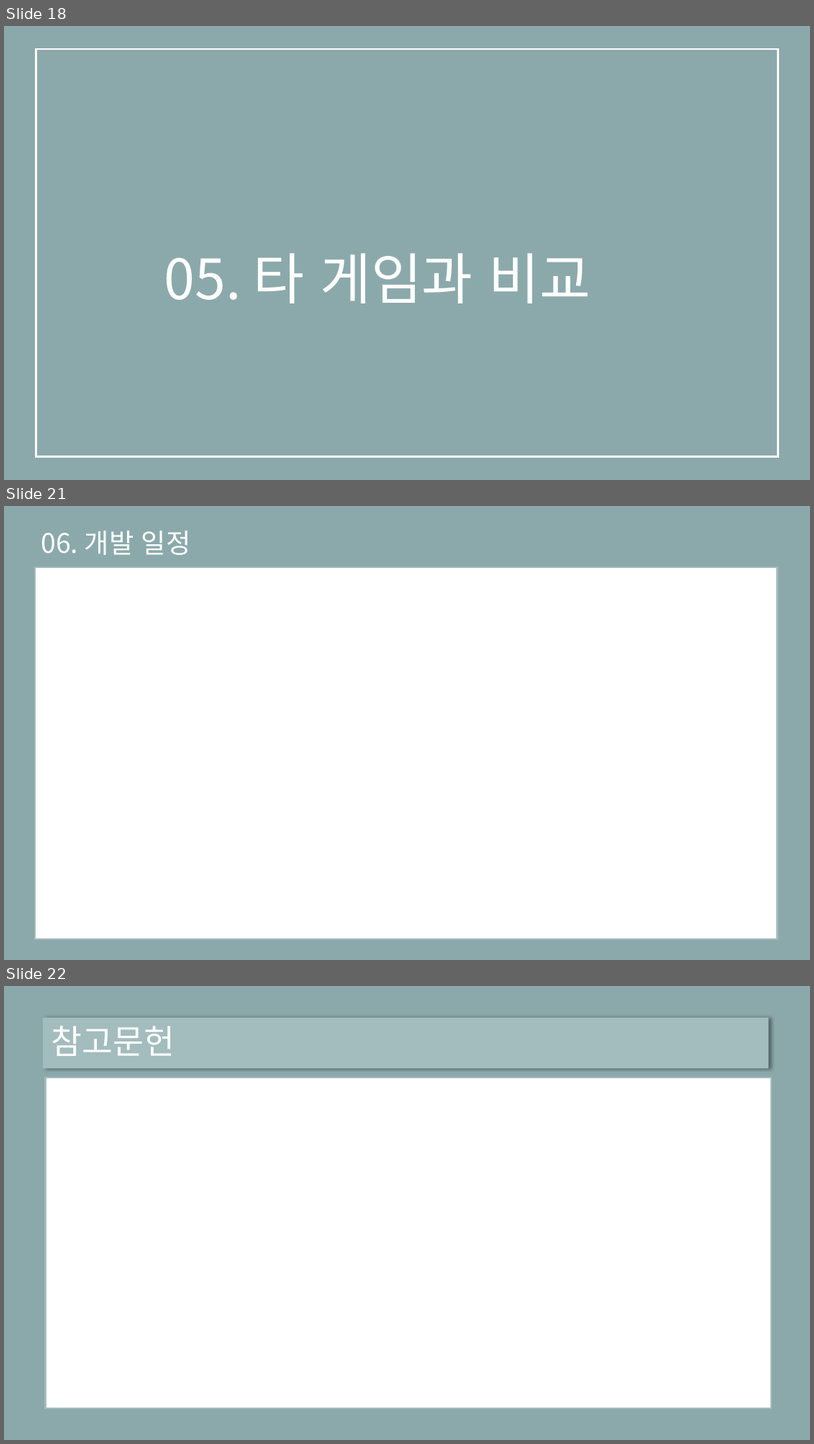
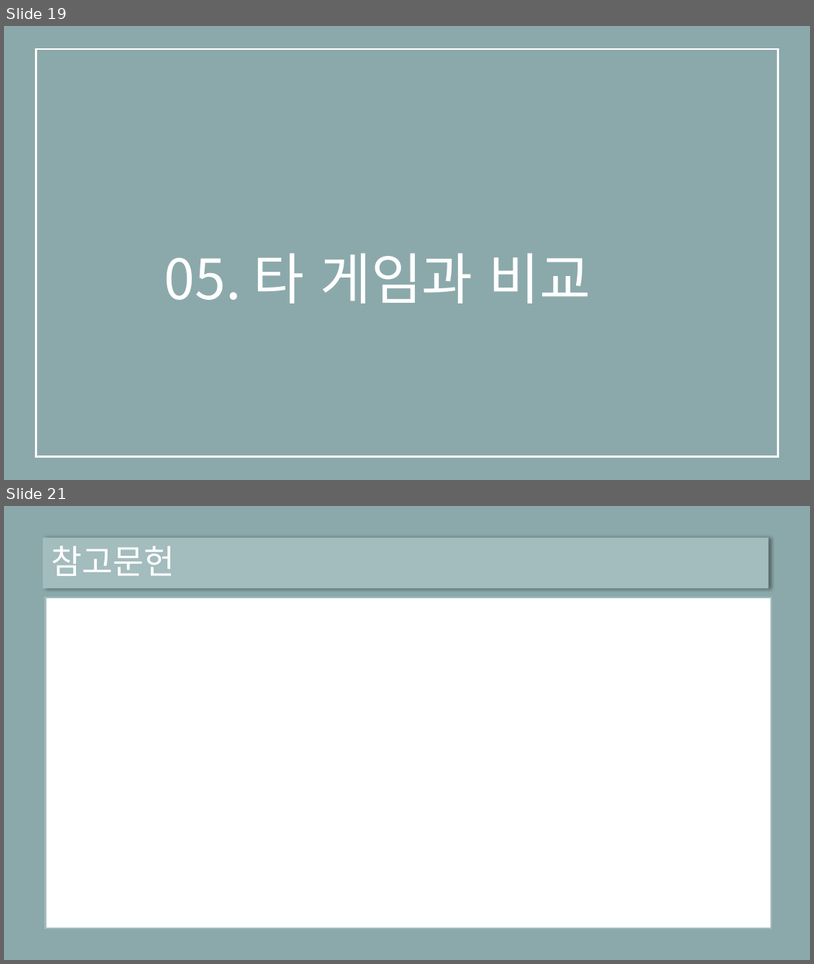
Before and after one commit to eunjiyun/Graduation_Work, a slide deck: Game_Design/2019184003 김 선아 장르 제안서.pptx. Shown one above the other, each under a label of ours: slides 18, 21 and 22 before the commit, slides 19 and 21 after it; the slides between them are not shown. The pictures are 814x1444 and 814x964 pixels, drawn with LibreOffice and Linux fonts; fonts in the diff are those of the drawing. Boxes give left, top, right and bottom in pixels: in the first picture for what was removed or moved away, otherwise in the second. Text is boxed around its words. In the diff, an @@ line names an element or a change of style, - is before the commit and + after.

```diff
--- a/Game_Design/2019184003 김 선아 장르 제안서.pptx
+++ b/Game_Design/2019184003 김 선아 장르 제안서.pptx
@@ slide 21 removed at (4, 506, 810, 960), background #8BA9AB @@
@@ text removed at (41, 530, 191, 555) @@
-06. 개발 일정
@@ rectangle removed at (35, 567, 778, 939) @@
@@ what was slide 18 is now slide 19 @@
@@ what was slide 22 is now slide 21 @@
```
Also in this commit, not shown: 9 slides changed, 1 slide added, 1 other slide removed.
